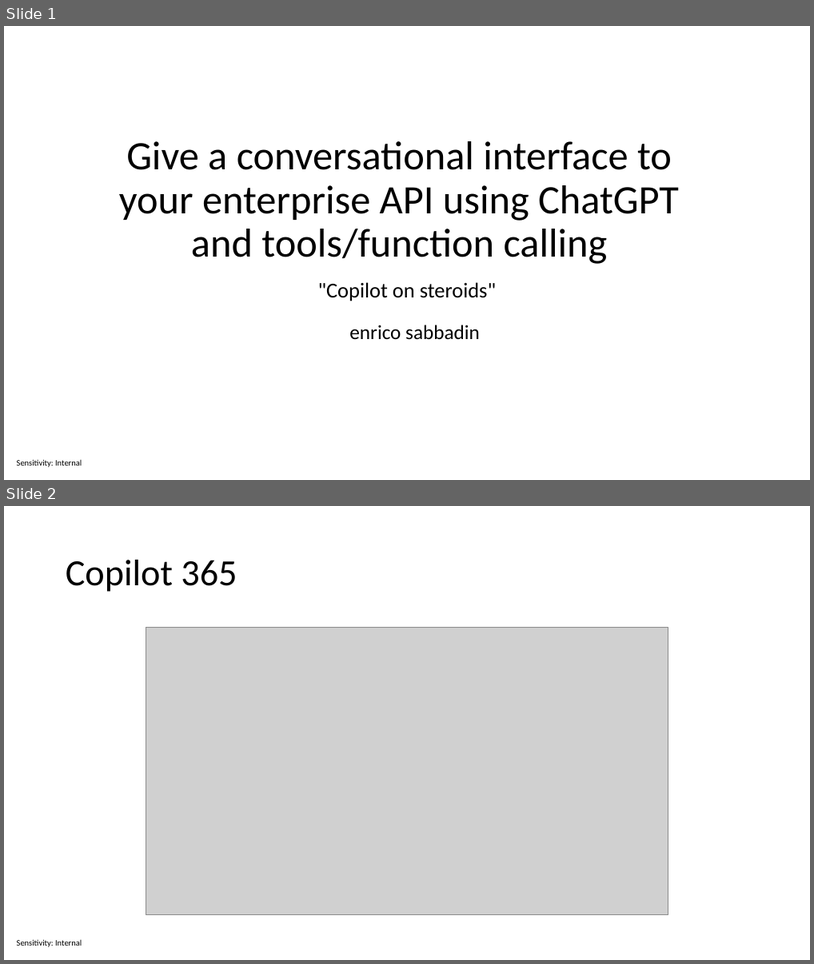
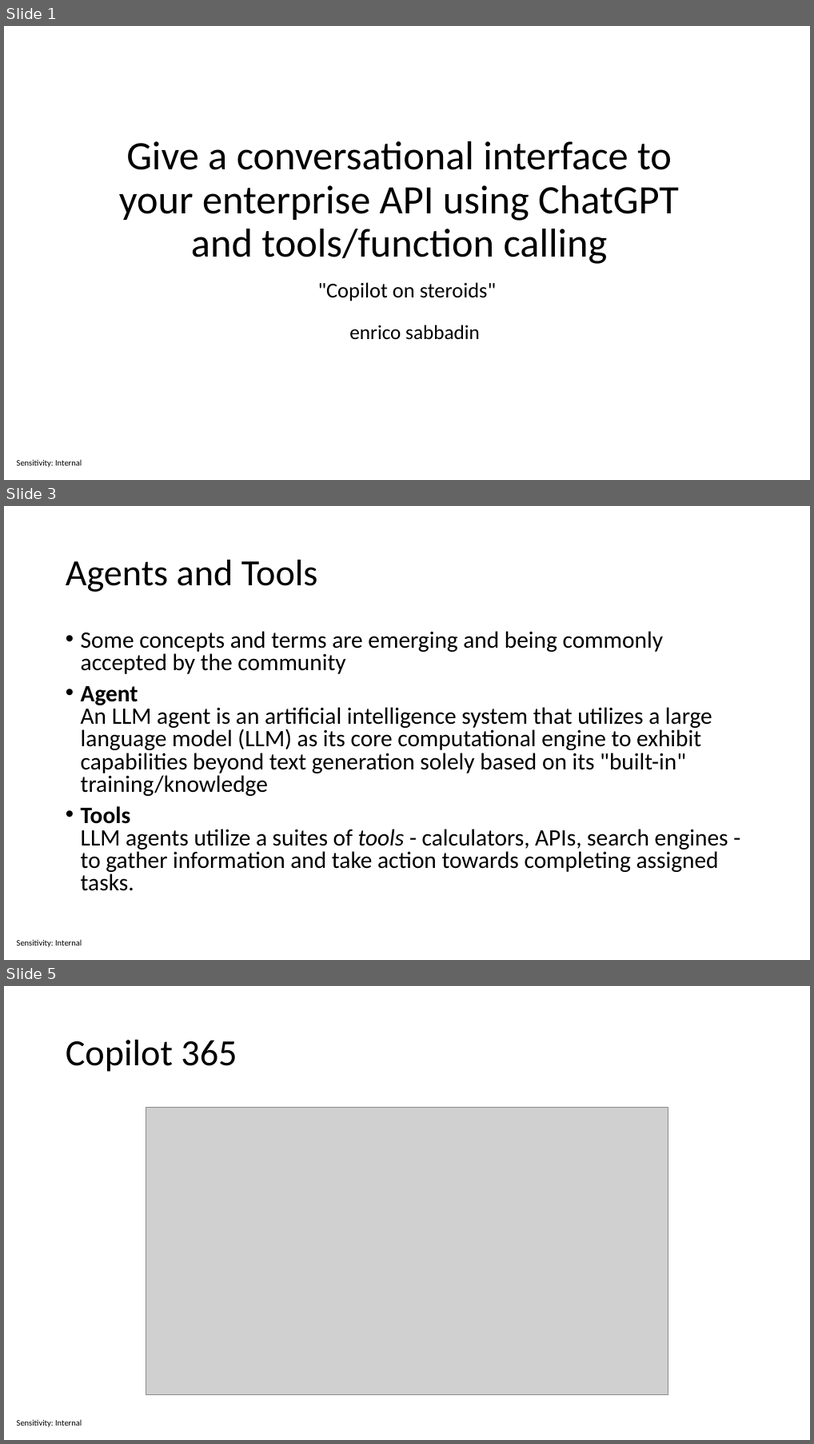
Before and after one commit to sabbadino/function-caling, a slide deck: Function calling.pptx. Shown one above the other, each under a label of ours: slides 1 and 2 before the commit, slides 1, 3 and 5 after it; the slides between them are not shown. The pictures are 814x964 and 814x1444 pixels, drawn with LibreOffice and Linux fonts; fonts in the diff are those of the drawing; grey boxes stand for pictures. Boxes give left, top, right and bottom in pixels: in the first picture for what was removed or moved away, otherwise in the second. Text is boxed around its words. In the diff, an @@ line names an element or a change of style, - is before the commit and + after.

```diff
--- a/Function calling.pptx
+++ b/Function calling.pptx
@@ slide 3 added at bbox=[4, 506, 810, 960], background #FFFFFF; not listed: 1 template element that a slide beside it also shows @@
@@ title added at bbox=[66, 560, 318, 592], 44 pt, text #000000 @@
+Agents and Tools
@@ text added at bbox=[81, 631, 729, 891], 28 pt, text #000000 @@
+• Some concepts and terms are emerging and being commonly accepted by the community
+• Agent
+  An LLM agent is an artificial intelligence system that utilizes a large language model (LLM) as its core computational engine to exhibit capabilities beyond text generation solely based on its "built-in" training/knowledge
+• Tools
+  LLM agents utilize a suites of tools - calculators, APIs, search engines - to gather information and take action towards completing assigned tasks.
@@ what was slide 2 is now slide 5 @@
```
Also in this commit, not shown: 6 slides changed, 4 other slides added, 1 other file.
